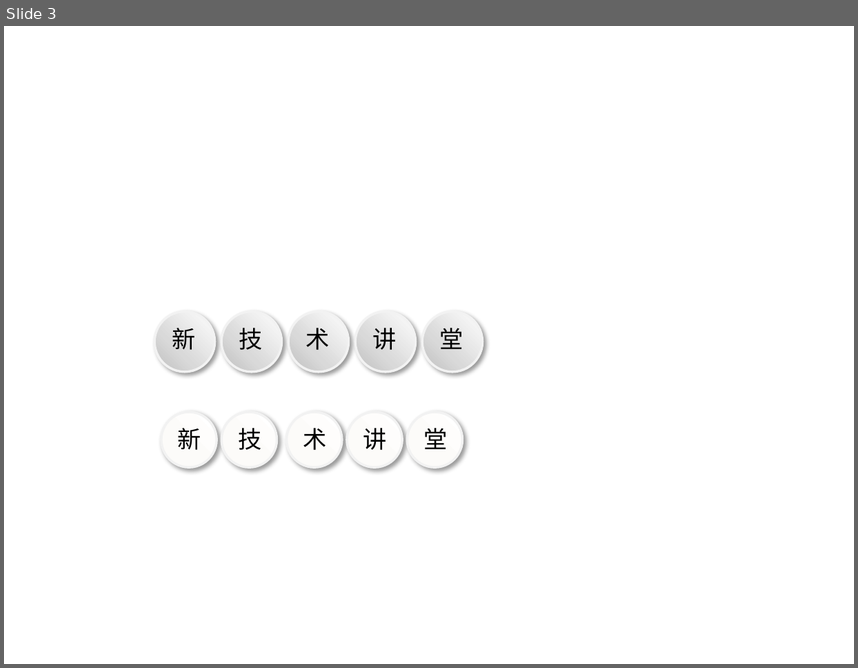
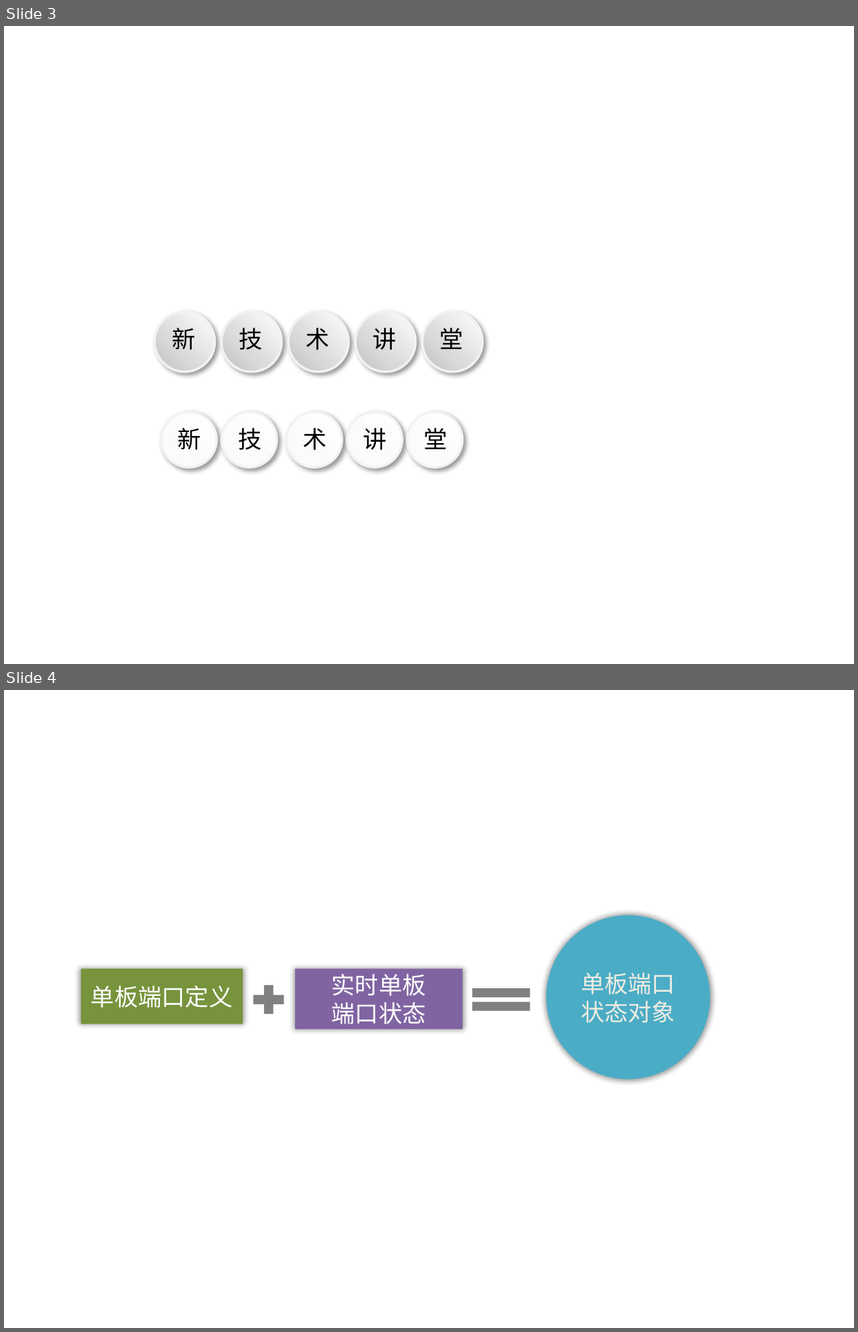
Before and after one commit to zhizhuwang/codekata, a slide deck: poster.pptx. Shown one above the other, each under a label of ours: slide 3 before the commit, slides 3 and 4 after it. The pictures are 858x668 and 858x1332 pixels, drawn with LibreOffice and Linux fonts; fonts in the diff are those of the drawing. Boxes give left, top, right and bottom in pixels: in the first picture for what was removed or moved away, otherwise in the second. Text is boxed around its words. In the diff, an @@ line names an element or a change of style, - is before the commit and + after.

```diff
--- a/poster.pptx
+++ b/poster.pptx
@@ slide 4 added at (4,690,854,1328), background #C7EDCC @@
@@ ellipse added at (546,915,711,1079), fill #4BACC6, 20 pt, text #EEECE1 @@
+单板端口状态对象
@@ rectangle added at (81,969,243,1024), fill #77933C, 20 pt, text #C7EDCC @@
+单板端口定义
@@ rectangle added at (296,969,463,1029), fill #8064A2, 20 pt, text #C7EDCC @@
+实时单板
+端口状态
@@ plus sign added at (248,980,290,1019), fill #808080 @@
@@ math equal added at (462,980,540,1018), fill #808080 @@
```
Also in this commit, not shown: 1 slide changed, 2 other slides added, 5 other files.
